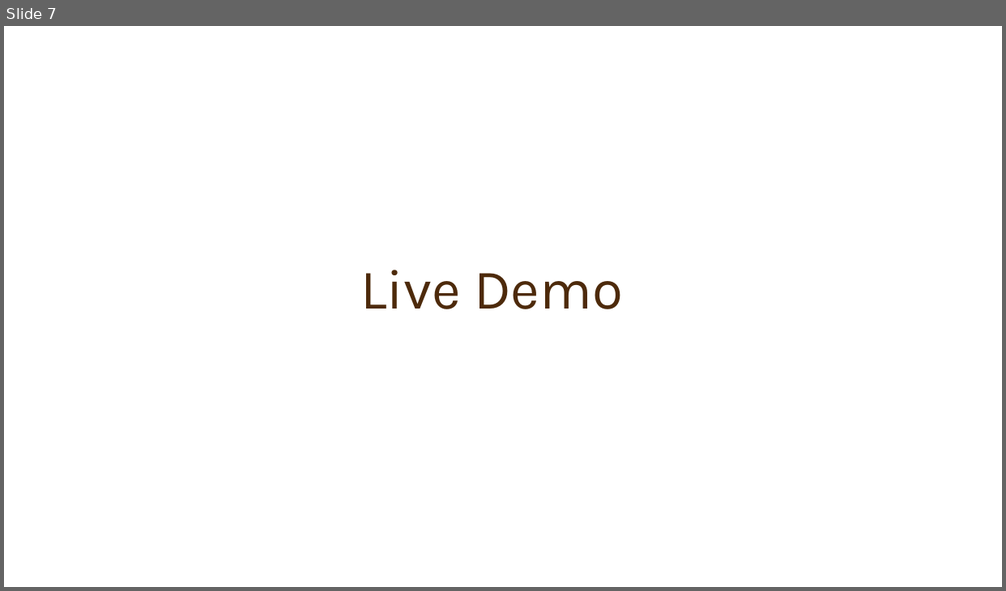
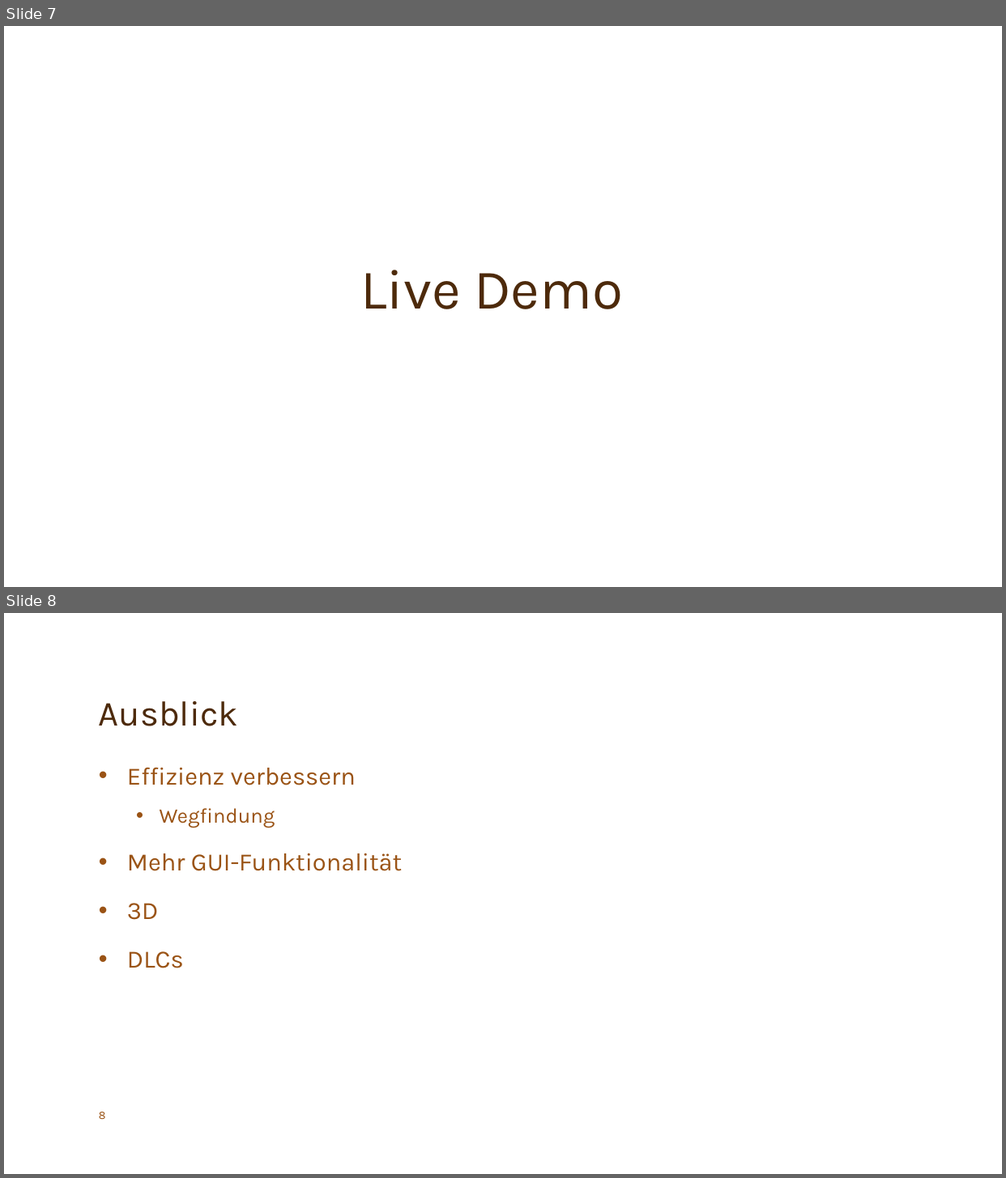
Before and after one commit to Sunkua/AutonomesGewaechshausSimulation, a slide deck: 1-Präsentation/Pausengruppe_Präsentation.pptx. Shown one above the other, each under a label of ours: slide 7 before the commit, slides 7 and 8 after it. The pictures are 1006x591 and 1006x1178 pixels, drawn with LibreOffice and Linux fonts; fonts in the diff are those of the drawing; background and template pictures are left out. Boxes give left, top, right and bottom in pixels: in the first picture for what was removed or moved away, otherwise in the second. Text is boxed around its words. In the diff, an @@ line names an element or a change of style, - is before the commit and + after.

```diff
--- a/1-Präsentation/Pausengruppe_Präsentation.pptx
+++ b/1-Präsentation/Pausengruppe_Präsentation.pptx
@@ slide 8 added at (4, 613, 1002, 1174), background picture (left out) @@
@@ title added at (99, 701, 238, 726), 34 pt, text #4D2A0B @@
+Ausblick
@@ text added at (127, 767, 402, 969), 24 pt, text #9A5315 @@
+• Effizienz verbessern
+  • Wegfindung
+• Mehr GUI-Funktionalität
+• 3D
+• DLCs
@@ page number added at (99, 1112, 106, 1119), 11 pt, text #9A5315 @@
+8
```
Also in this commit, not shown: 3 other files.
